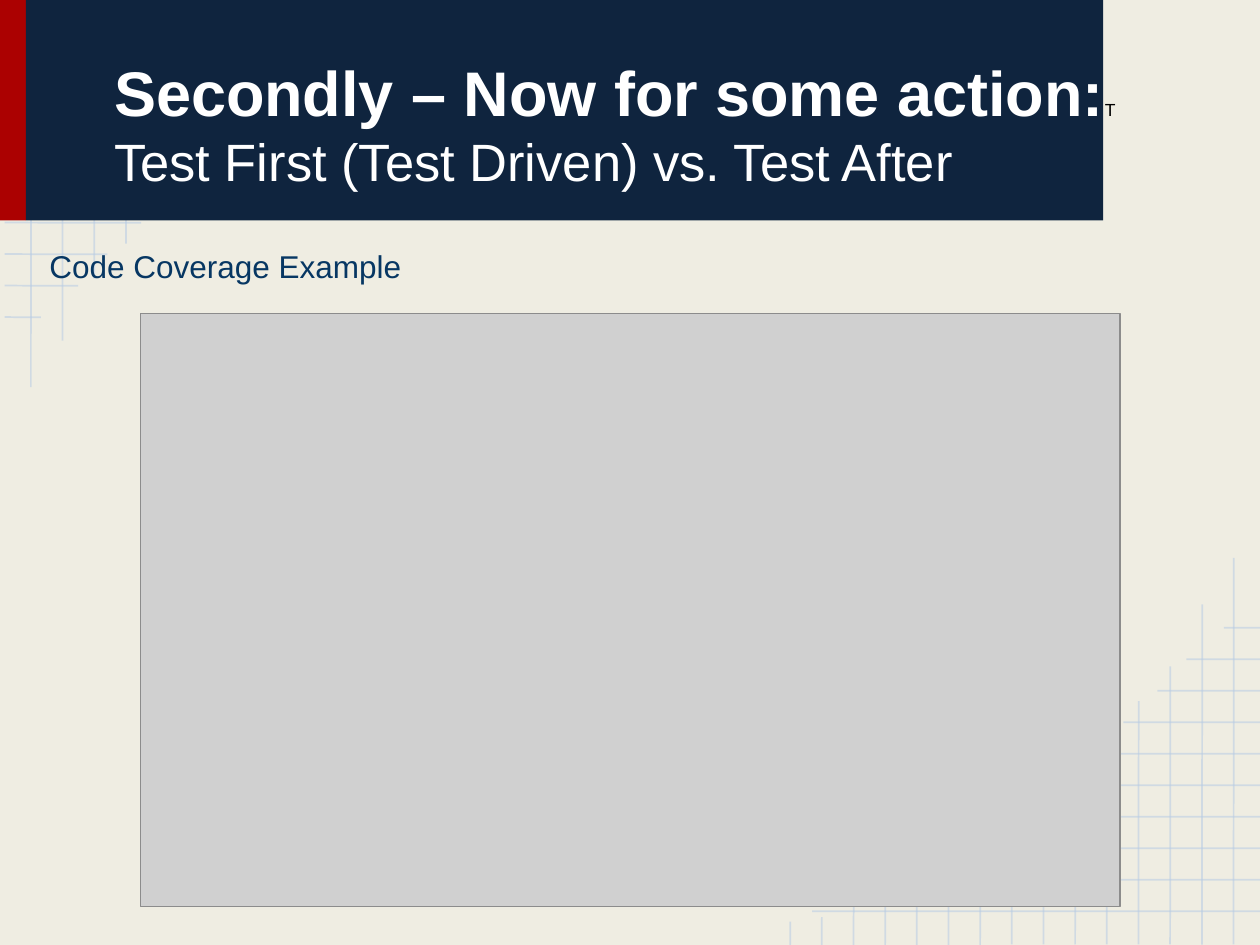
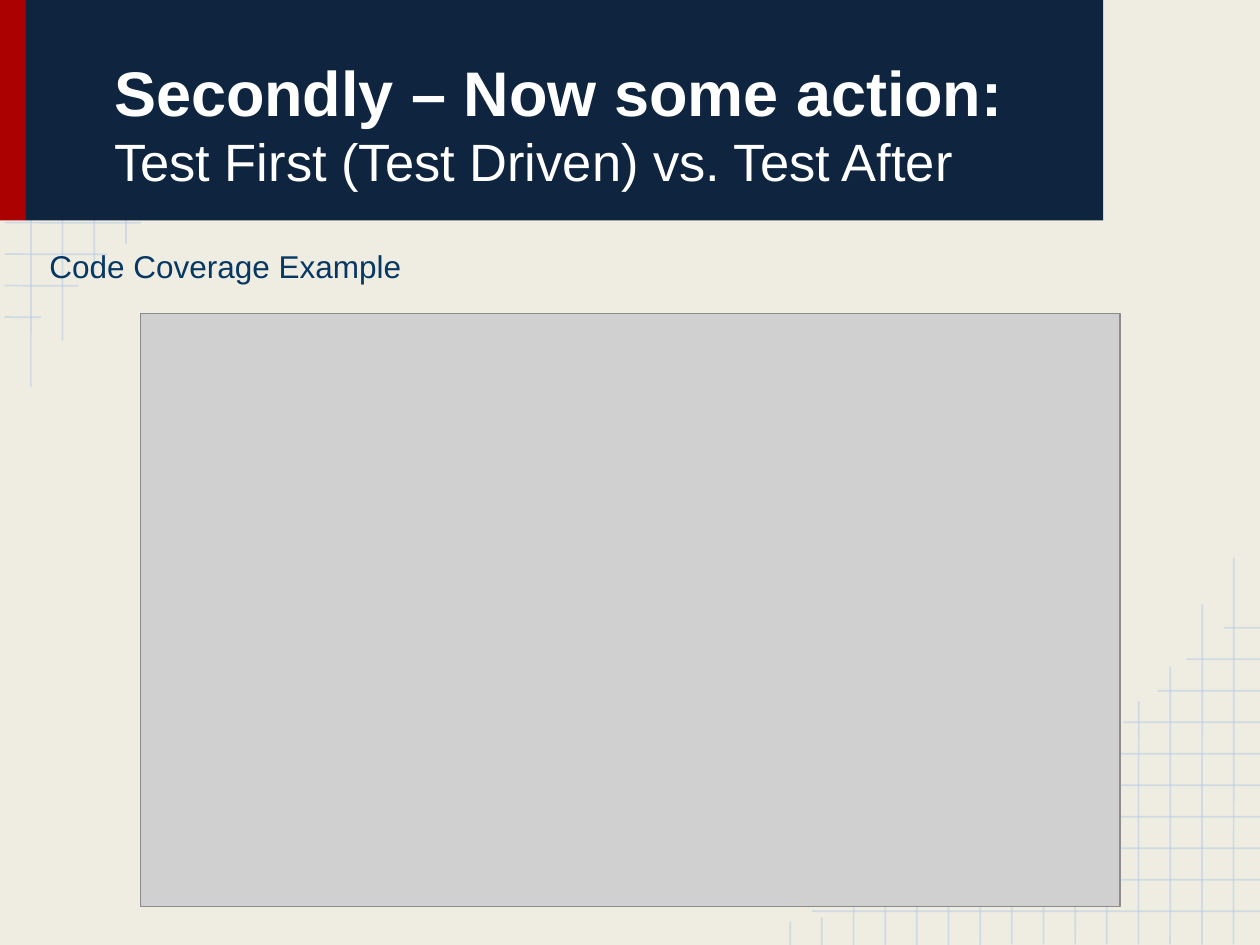
Before and after one commit to bink627/Agile-and-Beyond-TDD, a slide deck: slide 10 of Learning to Test Drive_ A Crash Course in Test Driven Development.pptx. Drawn at 1260x945 pixels with LibreOffice and Linux fonts; fonts in the diff are those of the drawing; grey boxes stand for pictures. Boxes give left, top, right and bottom in pixels: in the first picture for what was removed or moved away, otherwise in the second. Text is boxed around its words. In the diff, an @@ line names an element or a change of style, - is before the commit and + after.

```diff
--- a/Learning to Test Drive_ A Crash Course in Test Driven Development.pptx
+++ b/Learning to Test Drive_ A Crash Course in Test Driven Development.pptx
@@ title at (114,70,1002,128): text changed @@
-Secondly – Now for some action:T
+Secondly – Now some action:
```
Also in this commit, not shown: 17 other slides changed.
